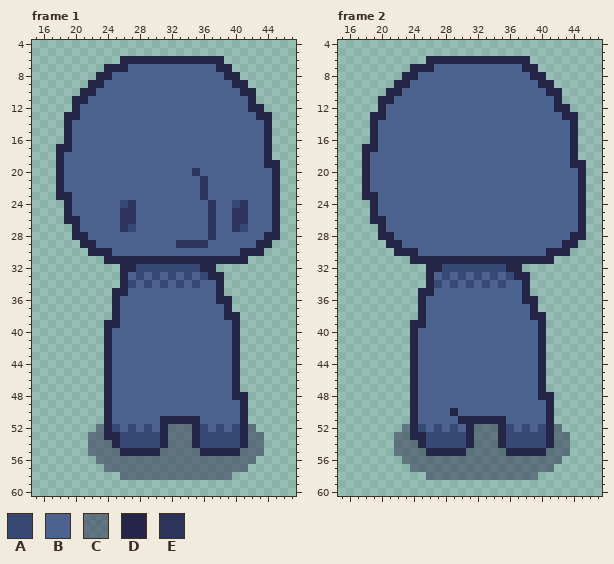
Two versions of one pixel-art file, assets/op3.aseprite. That is the earlier state.
64x64 pixels, 2 frames. Shown: frame 1: x 15..47, y 4..60; frame 2: x 15..47, y 4..60. The commit also changed other frames, which this record leaves out.
Palette (. is transparent): A #364874  B #4c638f  C #25254778  D #252547  E #2d345b
Pixels before, frame 1, first column x 18:
 6 ........DDDDDDDDDDDDD.......
 7 ......DDDBBBBBBBBBBBDD......
 8 .....DDBBBBBBBBBBBBBBDD.....
 9 ....DDBBBBBBBBBBBBBBBBDD....
10 ...DDBBBBBBBBBBBBBBBBBBDD...
11 ..DDBBBBBBBBBBBBBBBBBBBBD...
12 ..DBBBBBBBBBBBBBBBBBBBBBDD..
13 .DDBBBBBBBBBBBBBBBBBBBBBBDD.
14 .DBBBBBBBBBBBBBBBBBBBBBBBBD.
15 .DBBBBBBBBBBBBBBBBBBBBBBBBD.
16 .DBBBBBBBBBBBBBBBBBBBBBBBBD.
17 DDBBBBBBBBBBBBBBBBBBBBBBBBD.
18 DBBBBBBBBBBBBBBBBBBBBBBBBBD.
19 DBBBBBBBBBBBBBBBBBBBBBBBBBDD
20 DBBBBBBBBBBBBBBBBEBBBBBBBBBD
21 DBBBBBBBBBBBBBBBBBEBBBBBBBBD
22 DBBBBBBBBBBBBBBBBBEBBBBBBBBD
23 DDBBBBBBBBBBBBBBBBEBBBBBBBBD
24 .DBBBBBBAEBBBBBBBBBEBBAEBBBD
25 .DBBBBBBEEBBBBBBBBBEBBEEBBBD
26 .DDBBBBBEEBBBBBBBBBEBBEEBBBD
27 ..DBBBBBEABBBBBBBBBEBBEABBBD
28 ..DDBBBBBBBBBBBBBBBEBBBBBBDD
29 ...DDBBBBBBBBBBEEEEBBBBBBDD.
30 ....DDDBBBBBBBBBBBBBBBBDDD..
31 ......DDDDDDDDDDDDDDDDDD....
32 ........DDAAAAAAAADD........
33 ........DBABABABABADD.......
34 ........DABABABABABBD.......
35 .......DDBBBBBBBBBBBD.......
36 .......DBBBBBBBBBBBBDD......
37 .......DBBBBBBBBBBBBBD......
38 .......DBBBBBBBBBBBBBDD.....
39 ......DDBBBBBBBBBBBBBBD.....
40 ......DBBBBBBBBBBBBBBBD.....
41 ......DBBBBBBBBBBBBBBBD.....
42 ......DBBBBBBBBBBBBBBBD.....
43 ......DBBBBBBBBBBBBBBBD.....
44 ......DBBBBBBBBBBBBBBBD.....
45 ......DBBBBBBBBBBBBBBBD.....
46 ......DBBBBBBBBBBBBBBBD.....
47 ......DBBBBBBBBBBBBBBBD.....
48 ......DBBBBBBBBBBBBBBBDD....
49 ......DBBBBBBBBBBBBBBBBD....
50 ......DBBBBBBBBBBBBBBBBD....
51 ......DBBBBBBDDDDDBBBBBD....
52 .....CDABABABDCCCDABABADC...
53 ....CCDDAAAAADCCCDAAAAADCC..
54 ....CCCDAAAAADCCCDAAAAADCC..
55 ....CCCCDDDDDCCCCCDDDDDCCC..
56 .....CCCCCCCCCCCCCCCCCCCC...
57 ......CCCCCCCCCCCCCCCCCC....
58 ........CCCCCCCCCCCCCC......
Pixels before, frame 2, first column x 18:
 6 ........DDDDDDDDDDDDD.......
 7 ......DDDBBBBBBBBBBBDD......
 8 .....DDBBBBBBBBBBBBBBDD.....
 9 ....DDBBBBBBBBBBBBBBBBDD....
10 ...DDBBBBBBBBBBBBBBBBBBDD...
11 ..DDBBBBBBBBBBBBBBBBBBBBD...
12 ..DBBBBBBBBBBBBBBBBBBBBBDD..
13 .DDBBBBBBBBBBBBBBBBBBBBBBDD.
14 .DBBBBBBBBBBBBBBBBBBBBBBBBD.
15 .DBBBBBBBBBBBBBBBBBBBBBBBBD.
16 .DBBBBBBBBBBBBBBBBBBBBBBBBD.
17 DDBBBBBBBBBBBBBBBBBBBBBBBBD.
18 DBBBBBBBBBBBBBBBBBBBBBBBBBD.
19 DBBBBBBBBBBBBBBBBBBBBBBBBBDD
20 DBBBBBBBBBBBBBBBBBBBBBBBBBBD
21 DBBBBBBBBBBBBBBBBBBBBBBBBBBD
22 DBBBBBBBBBBBBBBBBBBBBBBBBBBD
23 DDBBBBBBBBBBBBBBBBBBBBBBBBBD
24 .DBBBBBBBBBBBBBBBBBBBBBBBBBD
25 .DBBBBBBBBBBBBBBBBBBBBBBBBBD
26 .DDBBBBBBBBBBBBBBBBBBBBBBBBD
27 ..DBBBBBBBBBBBBBBBBBBBBBBBBD
28 ..DDBBBBBBBBBBBBBBBBBBBBBBDD
29 ...DDBBBBBBBBBBBBBBBBBBBBDD.
30 ....DDDBBBBBBBBBBBBBBBBDDD..
31 ......DDDDDDDDDDDDDDDDDD....
32 ........DDAAAAAAAADD........
33 ........DBABABABABADD.......
34 ........DABABABABABBD.......
35 .......DDBBBBBBBBBBBD.......
36 .......DBBBBBBBBBBBBDD......
37 .......DBBBBBBBBBBBBBD......
38 .......DBBBBBBBBBBBBBDD.....
39 ......DDBBBBBBBBBBBBBBD.....
40 ......DBBBBBBBBBBBBBBBD.....
41 ......DBBBBBBBBBBBBBBBD.....
42 ......DBBBBBBBBBBBBBBBD.....
43 ......DBBBBBBBBBBBBBBBD.....
44 ......DBBBBBBBBBBBBBBBD.....
45 ......DBBBBBBBBBBBBBBBD.....
46 ......DBBBBBBBBBBBBBBBD.....
47 ......DBBBBBBBBBBBBBBBD.....
48 ......DBBBBBBBBBBBBBBBDD....
49 ......DBBBBBBBBBBBBBBBBD....
50 ......DBBBBDBBBBBBBBBBBD....
51 ......DBBBBBDDDDDDBBBBBD....
52 .....CDABABABDCCCDABABADC...
53 ....CCDDAAAAADCCCDAAAAADCC..
54 ....CCCDAAAAADCCCDAAAAADCC..
55 ....CCCCDDDDDCCCCCDDDDDCCC..
56 .....CCCCCCCCCCCCCCCCCCCC...
57 ......CCCCCCCCCCCCCCCCCC....
58 ........CCCCCCCCCCCCCC......
The result:
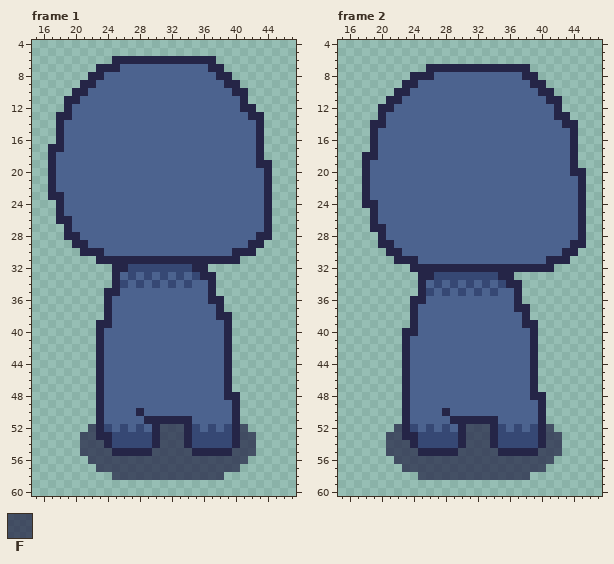
Colours new in this view: F #252547b8
The exact change:
layer "Layer 1" added
Frame 1, layers "Layer 1", "Layer":
y 6: x 25 . -> D; x 38 D -> .
y 7: x 23 . -> D; x 26 D -> B; x 37 B -> D; x 39 D -> .
y 8: x 22 . -> D; x 24 D -> B; x 38 B -> D; x 40 D -> .
y 9: x 21 . -> D; x 23 D -> B; x 39 B -> D; x 41 D -> .
y 10: x 20 . -> D; x 22 D -> B; x 40 B -> D; x 42 D -> .
y 11: x 19 . -> D; x 21 D -> B; x 41..42 BD -> D.
y 12: x 19..20 .D -> DB; x 41 B -> D; x 43 D -> .
y 13: x 18 . -> D; x 20 D -> B; x 42 B -> D; x 44 D -> .
y 14..16: x 18..19 .D -> DB; x 43..44 BD -> D.
y 17: x 17 . -> D; x 19 D -> B; x 43..44 BD -> D.
y 18: x 17..18 .D -> DB; x 43..44 BD -> D.
y 19: x 17..18 .D -> DB; x 43 B -> D; x 45 D -> .
y 20: x 17..18 .D -> DB; x 35 E -> B; x 44..45 BD -> D.
y 21..22: x 17..18 .D -> DB; x 36 E -> B; x 44..45 BD -> D.
y 23: x 17 . -> D; x 19 D -> B; x 36 E -> B; x 44..45 BD -> D.
y 24: x 18..19 .D -> DB; x 26..27 AE -> BB; x 37 E -> B; x 40..41 AE -> BB; x 44..45 BD -> D.
y 25: x 18..19 .D -> DB; x 26..27 EE -> BB; x 37 E -> B; x 40..41 EE -> BB; x 44..45 BD -> D.
y 26: x 18 . -> D; x 20 D -> B; x 26..27 EE -> BB; x 37 E -> B; x 40..41 EE -> BB; x 44..45 BD -> D.
y 27: x 19..20 .D -> DB; x 26..27 EA -> BB; x 37 E -> B; x 40..41 EA -> BB; x 44..45 BD -> D.
y 28: x 19 . -> D; x 21 D -> B; x 37 E -> B; x 43 B -> D; x 45 D -> .
y 29: x 20 . -> D; x 22 D -> B; x 33..36 EEEE -> BBBB; x 42 B -> D; x 44 D -> .
y 30: x 21 . -> D; x 24 D -> B; x 40 B -> D; x 43 D -> .
y 31: x 23 . -> D; x 41 D -> .
y 32: x 25 . -> D; x 27 D -> A; x 35 A -> D; x 37 D -> .
y 33: x 25..36 .DBABABABABA -> DBABABABABAD; x 38 D -> .
y 34: x 25..35 .DABABABABA -> DABABABABAB; x 37..38 BD -> D.
y 35: x 24 . -> D; x 26 D -> B; x 37..38 BD -> D.
y 36: x 24..25 .D -> DB; x 37 B -> D; x 39 D -> .
y 37: x 24..25 .D -> DB; x 38..39 BD -> D.
y 38: x 24..25 .D -> DB; x 38 B -> D; x 40 D -> .
y 39: x 23 . -> D; x 25 D -> B; x 39..40 BD -> D.
y 40..47: x 23..24 .D -> DB; x 39..40 BD -> D.
y 48: x 23..24 .D -> DB; x 39 B -> D; x 41 D -> .
y 49: x 23..24 .D -> DB; x 40..41 BD -> D.
y 50: x 23..24 .D -> DB; x 28 B -> D; x 40..41 BD -> D.
y 51: x 23..24 .D -> DB; x 29..30 BB -> DD; x 35 D -> B; x 40..41 BD -> D.
y 52: x 22..42 .CDABABABDCCCDABABADC -> FDABABABDFFFDABABADF.
y 53: x 21..23 .CC -> FFD; x 25 D -> A; x 30..35 ADCCCD -> DFFFDA; x 40..43 ADCC -> DFF.
y 54: x 21..25 .CCCD -> FFFDA; x 30..35 ADCCCD -> DFFFDA; x 40..43 ADCC -> DFF.
y 55: x 21..25 .CCCC -> FFFFD; x 30..35 DCCCCC -> FFFFFD; x 40..43 DCCC -> FFF.
y 56: x 22..42 .CCCCCCCCCCCCCCCCCCCC -> FFFFFFFFFFFFFFFFFFFF.
y 57: x 23..41 .CCCCCCCCCCCCCCCCCC -> FFFFFFFFFFFFFFFFFF.
y 58: x 25..39 .CCCCCCCCCCCCCC -> FFFFFFFFFFFFFF.
Frame 2, layers "Layer 1", "Layer":
y 6: x 26..38 DDDDDDDDDDDDD -> .............
y 7: x 24..25 DD -> ..; x 27..37 BBBBBBBBBBB -> DDDDDDDDDDD; x 39 D -> .
y 8: x 23 D -> .; x 25..26 BB -> DD; x 38 B -> D; x 40 D -> .
y 9: x 22 D -> .; x 24 B -> D; x 39 B -> D; x 41 D -> .
y 10: x 21 D -> .; x 23 B -> D; x 40 B -> D; x 42 D -> .
y 11: x 20 D -> .; x 22 B -> D; x 41 B -> D
y 12: x 21 B -> D; x 43 D -> .
y 13: x 19 D -> .; x 42 B -> D; x 44 D -> .
y 14: x 20 B -> D; x 43 B -> D
y 17: x 18 D -> .
y 18: x 19 B -> D
y 19: x 45 D -> .
y 20: x 44 B -> D
y 23: x 19 D -> B
y 24: x 18 . -> D
y 26: x 20 D -> B
y 27: x 19 . -> D
y 28: x 21 D -> B; x 44 D -> B
y 29: x 20 . -> D; x 22 D -> B; x 43 D -> B; x 45 . -> D
y 30: x 21 . -> D; x 23..24 DD -> BB; x 41..42 DD -> BB; x 44 . -> D
y 31: x 22..23 .. -> DD; x 25..40 DDDDDDDDDDDDDDDD -> BBBBBBBBBBBBBBBB; x 42..43 .. -> DD
y 32: x 24..25 .. -> DD; x 28..35 AAAAAAAA -> DDDDDDDD; x 38..41 .... -> DDDD
y 33: x 25 . -> D; x 27 B -> A; x 29 B -> A; x 31 B -> A; x 33 B -> A; x 35..38 BADD -> DD..
y 34: x 25..26 .D -> DB; x 36..38 BBD -> DD.
y 35: x 26 D -> A; x 28 B -> A; x 30 B -> A; x 32 B -> A; x 34 B -> A; x 37..38 BD -> D.
y 36: x 24 . -> D; x 37..39 BDD -> D..
y 37: x 24..25 .D -> DB; x 37..39 BBD -> DD.
y 38: x 24..25 .D -> DB; x 38..40 BDD -> D..
y 39: x 25 D -> B; x 38..40 BBD -> DD.
y 40: x 23 . -> D; x 39..40 BD -> D.
y 41..47: x 23..24 .D -> DB; x 39..40 BD -> D.
y 48: x 23..24 .D -> DB; x 39 B -> D; x 41 D -> .
y 49: x 23..24 .D -> DB; x 40..41 BD -> D.
y 50: x 23..24 .D -> DB; x 28..29 BD -> DB; x 40..41 BD -> D.
y 51: x 23..24 .D -> DB; x 29 B -> D; x 35 D -> B; x 40..41 BD -> D.
y 52: x 22..42 .CDABABABDCCCDABABADC -> FDABABABDFFFDABABADF.
y 53: x 21..23 .CC -> FFD; x 25 D -> A; x 30..35 ADCCCD -> DFFFDA; x 40..43 ADCC -> DFF.
y 54: x 21..25 .CCCD -> FFFDA; x 30..35 ADCCCD -> DFFFDA; x 40..43 ADCC -> DFF.
y 55: x 21..25 .CCCC -> FFFFD; x 30..35 DCCCCC -> FFFFFD; x 40..43 DCCC -> FFF.
y 56: x 22..42 .CCCCCCCCCCCCCCCCCCCC -> FFFFFFFFFFFFFFFFFFFF.
y 57: x 23..41 .CCCCCCCCCCCCCCCCCC -> FFFFFFFFFFFFFFFFFF.
y 58: x 25..39 .CCCCCCCCCCCCCC -> FFFFFFFFFFFFFF.
Pixel boxes of the changes (left, top, right, bottom) in both pictures:
changed: (48, 56, 280, 480)
changed: (362, 56, 578, 160)
changed: (570, 160, 586, 176)
changed: (362, 192, 586, 480)
